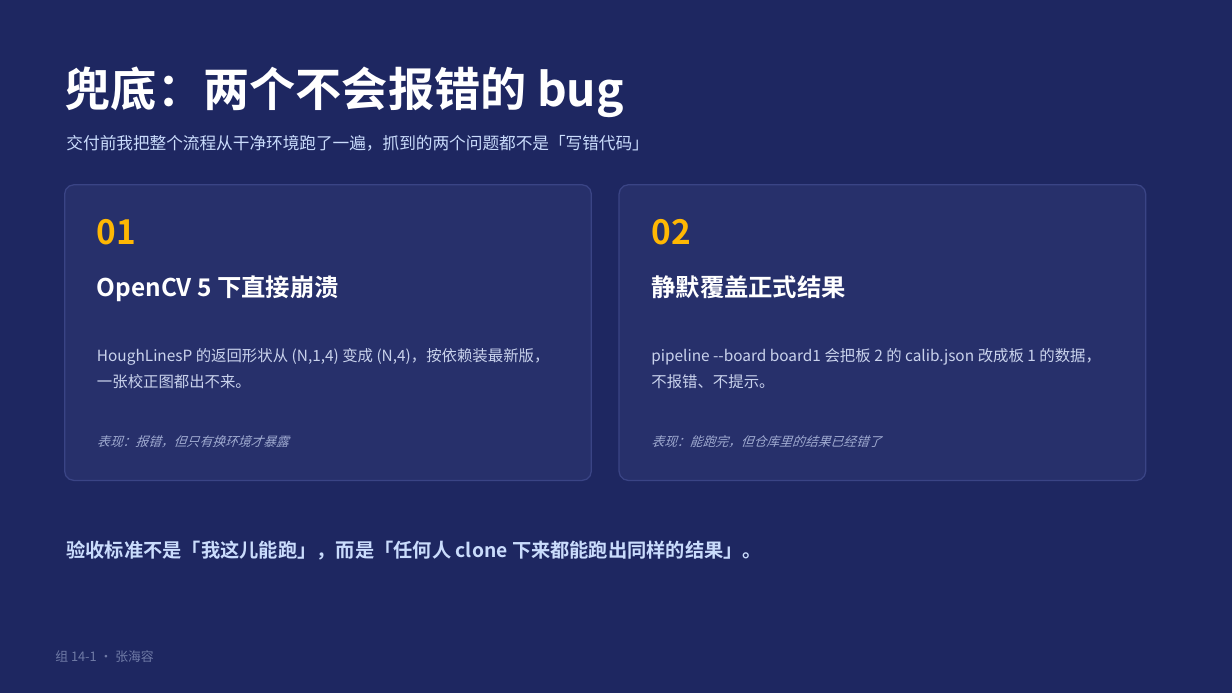
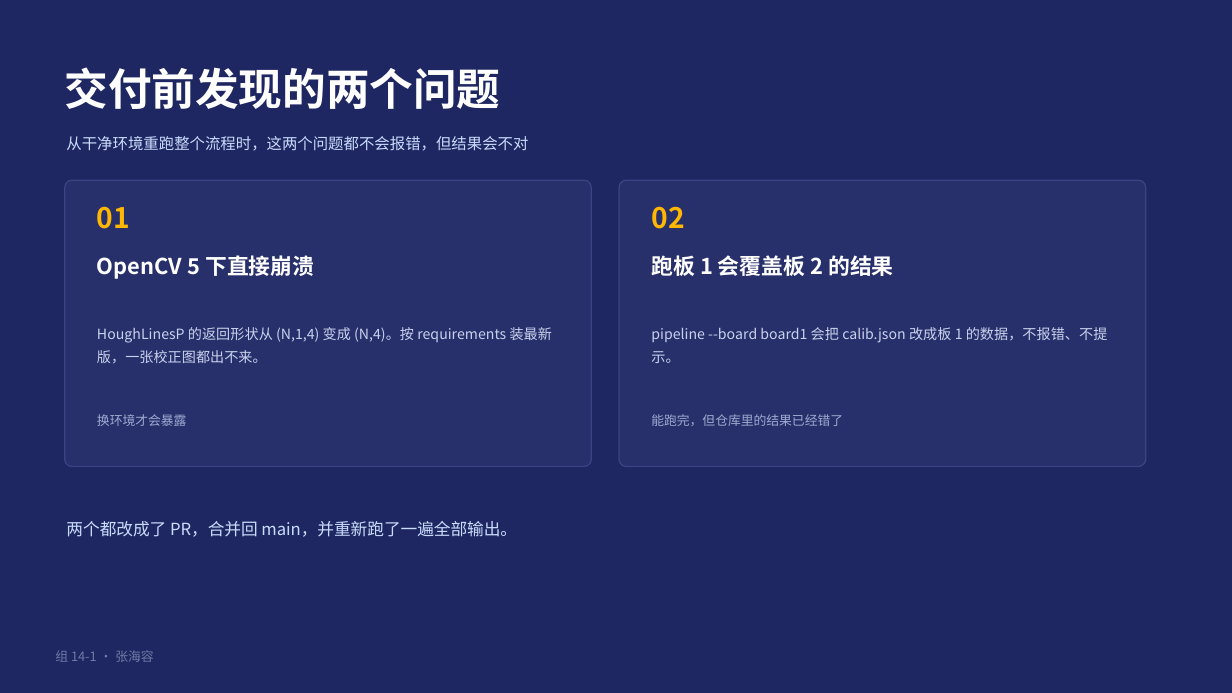
Before and after one commit to HRzhangStat/camera-calibration, a slide deck: slide 9 of 组14-1-组长贡献.pptx. Drawn at 1232x693 pixels with LibreOffice and Linux fonts; fonts in the diff are those of the drawing. Boxes give left, top, right and bottom in pixels: in the first picture for what was removed or moved away, otherwise in the second. Text is boxed around its words. In the diff, an @@ line names an element or a change of style, - is before the commit and + after.

```diff
--- a/组14-1-组长贡献.pptx
+++ b/组14-1-组长贡献.pptx
@@ text at box(65, 67, 501, 109): text changed; size 36 to 34 pt @@
-兜底：两个不会报错的 bug
+交付前发现的两个问题
@@ text at box(66, 136, 528, 151): text changed; size 13 to 12 pt @@
-交付前我把整个流程从干净环境跑了一遍，抓到的两个问题都不是「写错代码」
+从干净环境重跑整个流程时，这两个问题都不会报错，但结果会不对
@@ rounded rectangle: place and size @@
-rounded rectangle at box(65, 185, 592, 481)
+rounded rectangle at box(65, 180, 592, 467)
@@ rounded rectangle at box(65, 180, 592, 467): proportions changed @@
@@ text "01": place and size @@
-text "01" at box(97, 219, 136, 245)
+text "01" at box(97, 206, 130, 229)
@@ text "01" at box(97, 206, 130, 229): size 26 to 22 pt @@
@@ rounded rectangle at box(619, 180, 1146, 467): proportions changed @@
@@ rounded rectangle: place and size @@
-rounded rectangle at box(619, 185, 1146, 481)
+rounded rectangle at box(619, 180, 1146, 467)
@@ text "02" at box(651, 206, 684, 229): size 26 to 22 pt @@
@@ text "02": place and size @@
-text "02" at box(651, 219, 690, 245)
+text "02" at box(651, 206, 684, 229)
@@ text "OpenCV 5 下直接崩溃": place and size @@
-text "OpenCV 5 下直接崩溃" at box(97, 275, 339, 302)
+text "OpenCV 5 下直接崩溃" at box(97, 255, 314, 279)
@@ text "OpenCV 5 下直接崩溃" at box(97, 255, 314, 279): size 19 to 17 pt @@
@@ text at box(651, 255, 894, 276): text changed; size 19 to 17 pt @@
-静默覆盖正式结果
+跑板 1 会覆盖板 2 的结果
@@ text at box(97, 327, 552, 364): text changed; size 12 to 11 pt @@
-HoughLinesP 的返回形状从 (N,1,4) 变成 (N,4)，按依赖装最新版，一张校正图都出不来。
+HoughLinesP 的返回形状从 (N,1,4) 变成 (N,4)。按 requirements 装最新版，一张校正图都出不来。
@@ text at box(651, 327, 1108, 363): text changed; size 12 to 11 pt @@
-pipeline --board board1 会把板 2 的 calib.json 改成板 1 的数据，不报错、不提示。
+pipeline --board board1 会把 calib.json 改成板 1 的数据，不报错、不提示。
@@ text at box(97, 414, 187, 426): text changed; italic off @@
-表现：报错，但只有换环境才暴露
+换环境才会暴露
@@ text at box(651, 414, 843, 426): text changed; italic off @@
-表现：能跑完，但仓库里的结果已经错了
+能跑完，但仓库里的结果已经错了
@@ text at box(66, 521, 517, 537): text changed; size 15 to 13 pt; bold off @@
-验收标准不是「我这儿能跑」，而是「任何人 clone 下来都能跑出同样的结果」。
+两个都改成了 PR，合并回 main，并重新跑了一遍全部输出。
```
Also in this commit, not shown: 5 other slides changed, 4 slides added, 4 slides removed.
